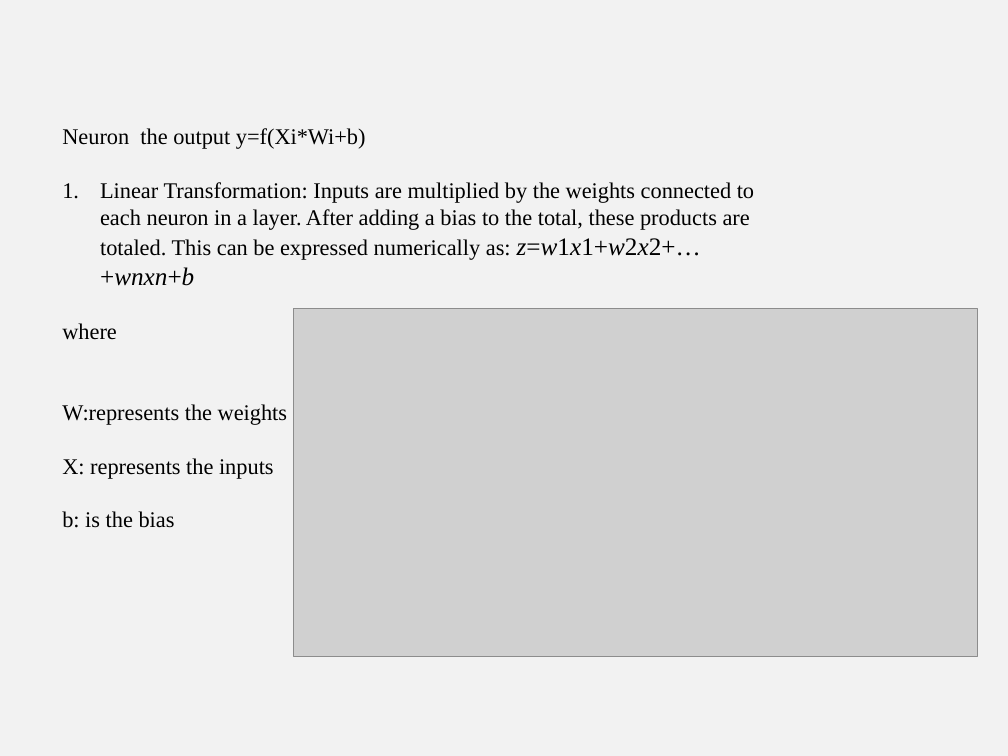
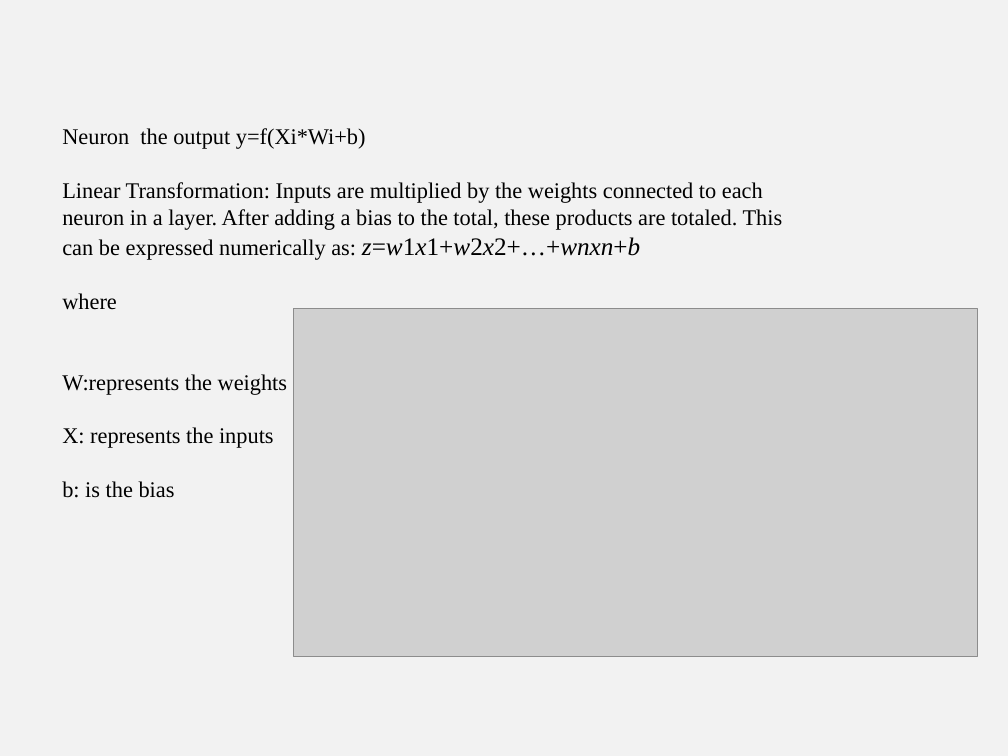
Before and after one commit to kojos03/FPGA_generate---Copy, a slide deck: slide 5 of docs/thesis/Presentation/VHDL implementation of neural network for Wildfire Detection.pptx. Drawn at 1008x756 pixels with LibreOffice and Linux fonts; fonts in the diff are those of the drawing; grey boxes stand for pictures. Boxes give left, top, right and bottom in pixels: in the first picture for what was removed or moved away, otherwise in the second. Text is boxed around its words. In the diff, an @@ line names an element or a change of style, - is before the commit and + after.

```diff
--- a/docs/thesis/Presentation/VHDL implementation of neural network for Wildfire Detection.pptx
+++ b/docs/thesis/Presentation/VHDL implementation of neural network for Wildfire Detection.pptx
@@ text at (62, 182, 783, 260): bullet 1. to none @@
```
Also in this commit, not shown: 7 other slides changed, 1 other file.
